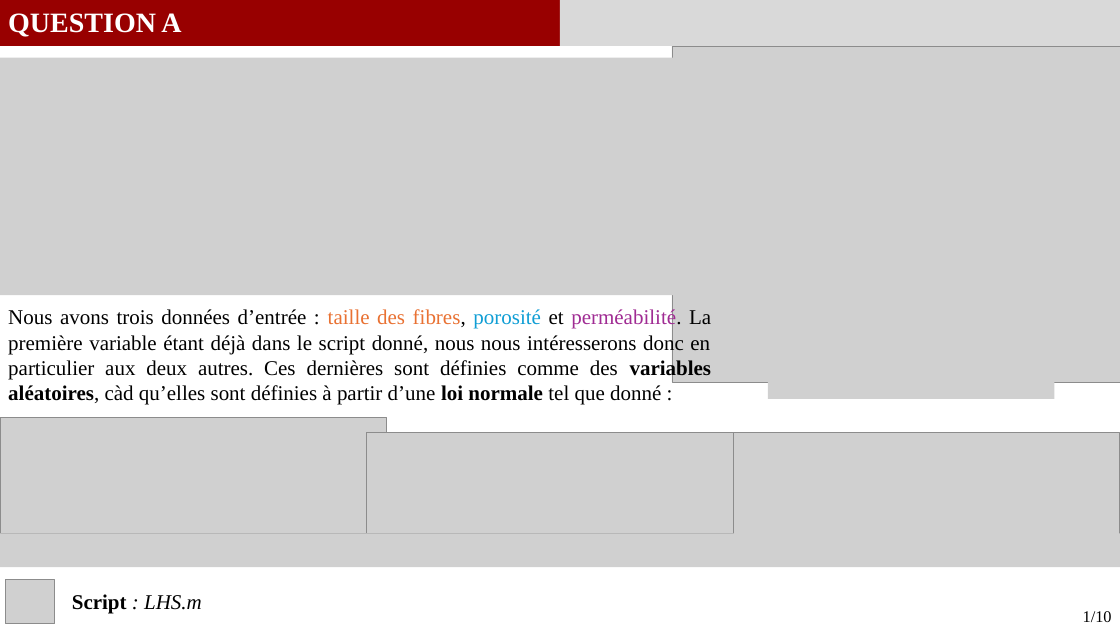
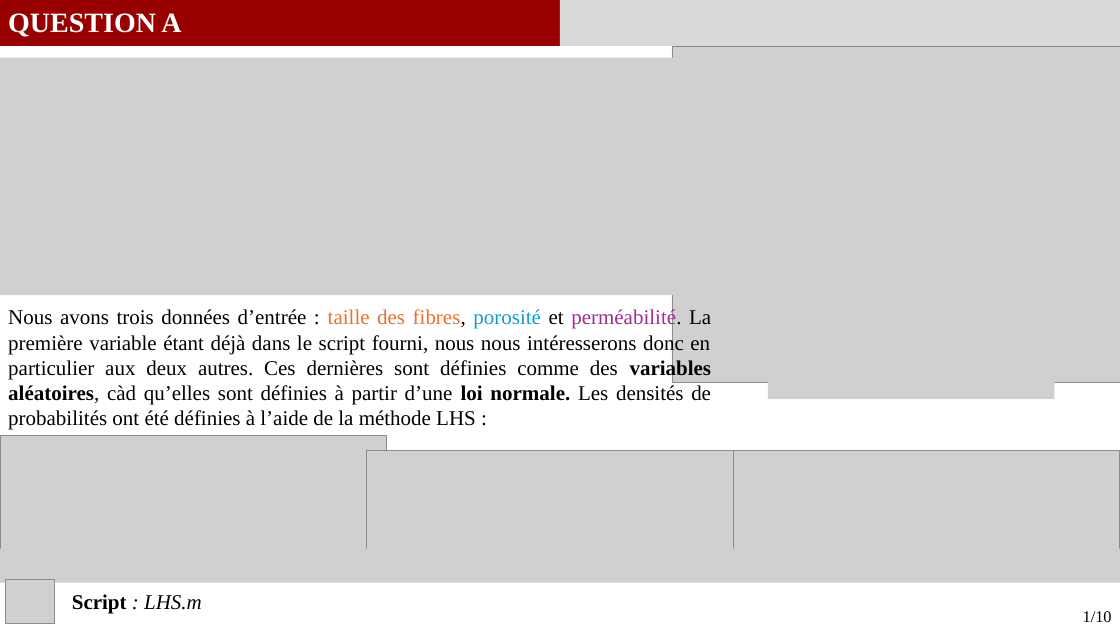
Before and after one commit to GauthierBRUNEL/MEC8211_devoir_3, a slide deck: slide 2 of doc/Rapport_Devoir3.pptx. Drawn at 1120x630 pixels with LibreOffice and Linux fonts; fonts in the diff are those of the drawing; grey boxes stand for pictures. Boxes give left, top, right and bottom in pixels: in the first picture for what was removed or moved away, otherwise in the second. Text is boxed around its words. In the diff, an @@ line names an element or a change of style, - is before the commit and + after.

```diff
--- a/doc/Rapport_Devoir3.pptx
+++ b/doc/Rapport_Devoir3.pptx
@@ text at (8, 308, 712, 430): text changed @@
-Nous avons trois données d’entrée : taille des fibres, porosité et perméabilité. La première variable étant déjà dans le script donné, nous nous intéresserons donc en particulier aux deux autres. Ces dernières sont définies comme des variables aléatoires, càd qu’elles sont définies à partir d’une loi normale tel que donné :
+Nous avons trois données d’entrée : taille des fibres, porosité et perméabilité. La première variable étant déjà dans le script fourni, nous nous intéresserons donc en particulier aux deux autres. Ces dernières sont définies comme des variables aléatoires, càd qu’elles sont définies à partir d’une loi normale. Les densités de probabilités ont été définies à l’aide de la méthode LHS :
@@ 4 pictures: place and size @@
-4 pictures at (0, 418, 1120, 567)
+4 pictures at (0, 435, 1120, 582)
```
Also in this commit, not shown: 2 other slides changed, 4 other files.
